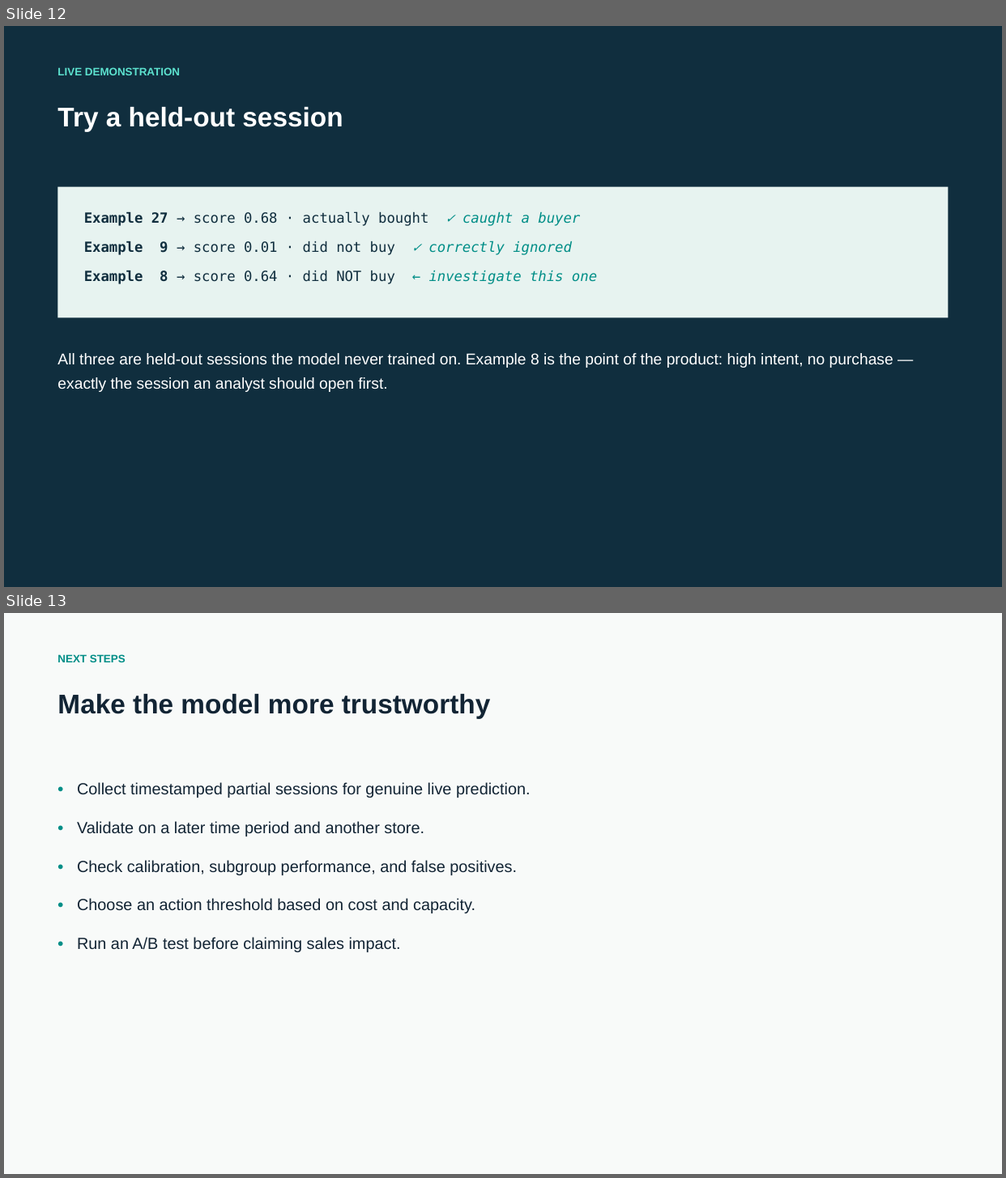
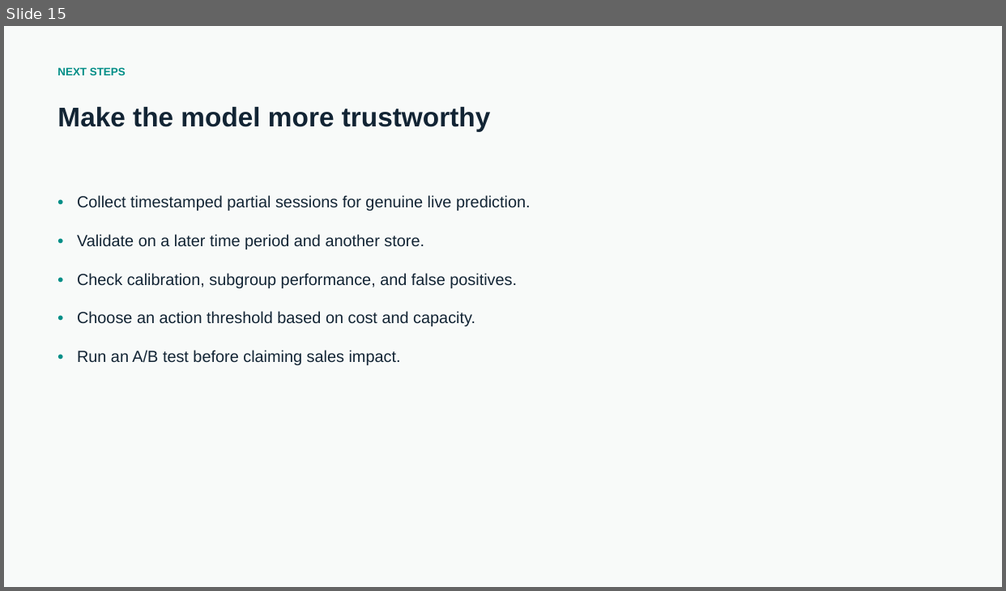
Before and after one commit to Kantheedeth/Project, a slide deck: SessionSignal.pptx. Shown one above the other, each under a label of ours: slides 12 and 13 before the commit, slide 15 after it. The pictures are 1006x1178 and 1006x591 pixels, drawn with LibreOffice and Linux fonts; fonts in the diff are those of the drawing. Boxes give left, top, right and bottom in pixels: in the first picture for what was removed or moved away, otherwise in the second. Text is boxed around its words. In the diff, an @@ line names an element or a change of style, - is before the commit and + after.

```diff
--- a/SessionSignal.pptx
+++ b/SessionSignal.pptx
@@ slide 12 removed at (x1=4, y1=26, x2=1002, y2=587), background #102E3E @@
@@ text removed at (x1=57, y1=67, x2=180, y2=75) @@
-LIVE DEMONSTRATION
@@ text removed at (x1=57, y1=106, x2=343, y2=131) @@
-Try a held-out session
@@ rectangle removed at (x1=58, y1=187, x2=948, y2=318) @@
@@ text removed at (x1=84, y1=211, x2=597, y2=284) @@
-Example 27 → score 0.68 · actually bought ✓ caught a buyer
-Example 9 → score 0.01 · did not buy ✓ correctly ignored
-Example 8 → score 0.64 · did NOT buy ← investigate this one
@@ text removed at (x1=57, y1=353, x2=893, y2=392) @@
-All three are held-out sessions the model never trained on. Example 8 is the point of the product: high intent, no purchase — exactly the session an analyst should open first.
@@ what was slide 13 is now slide 15 @@
```
Also in this commit, not shown: 3 slides changed, 6 slides added, 3 other slides removed, 14 other files.
